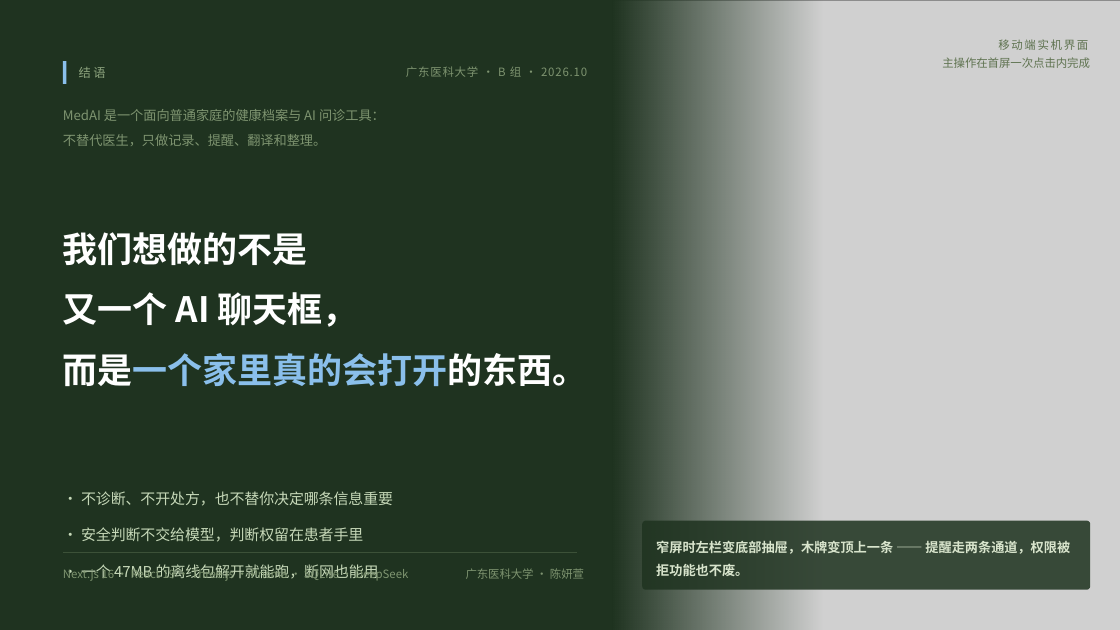
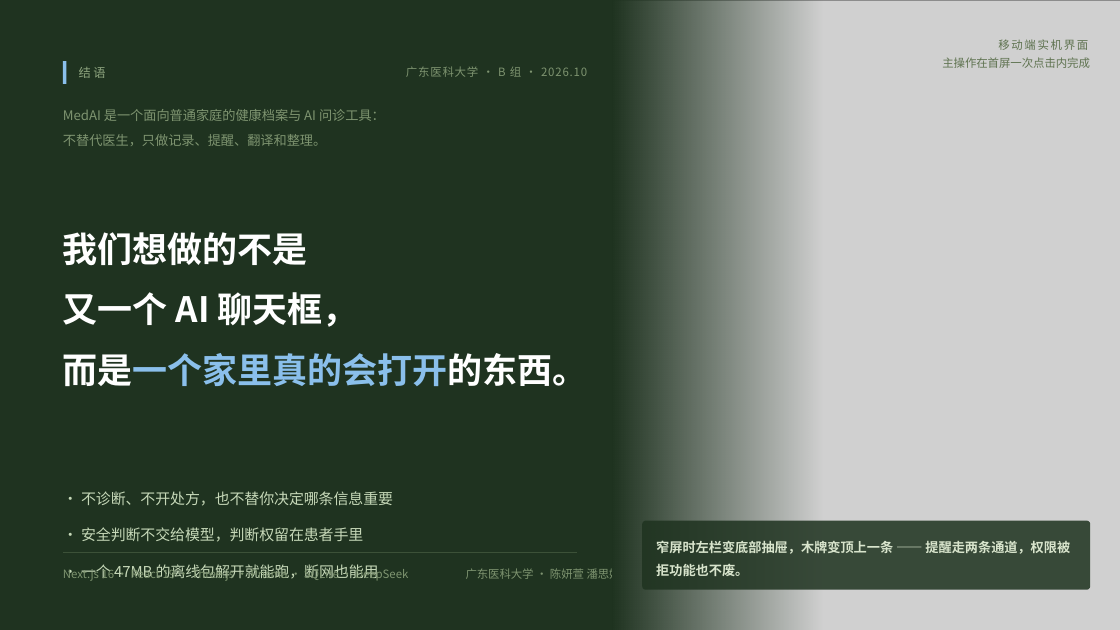
Before and after one commit to CC-Aira/MedAI, a slide deck: slide 14 of docs/submission/MedAI答辩PPT/MedAI答辩PPT.pptx. Drawn at 1120x630 pixels with LibreOffice and Linux fonts; fonts in the diff are those of the drawing; grey boxes stand for pictures. Boxes give left, top, right and bottom in pixels: in the first picture for what was removed or moved away, otherwise in the second. Text is boxed around its words. In the diff, an @@ line names an element or a change of style, - is before the commit and + after.

Commit message:
docs: 补全团队信息与模型来源说明
- 团队成员补潘思妍、指导教师补白金山、联系方式补手机号，README 与技术文档同步
- 技术文档重新生成，仍 22 页，全文无【待补充】
- 答辩 PPT 封面与尾页同步团队署名
- 第三方资源表补绒球医生模型来源：参考网络 2D 插画，经在线图生 3D 平台生成

```diff
--- a/docs/submission/MedAI答辩PPT/MedAI答辩PPT.pptx
+++ b/docs/submission/MedAI答辩PPT/MedAI答辩PPT.pptx
@@ text at <box>466,568,621,579</box>: text changed @@
-广东医科大学 · 陈妍萱
+广东医科大学 · 陈妍萱 潘思妍
```
Also in this commit, not shown: 1 other slide changed, 6 other files.
